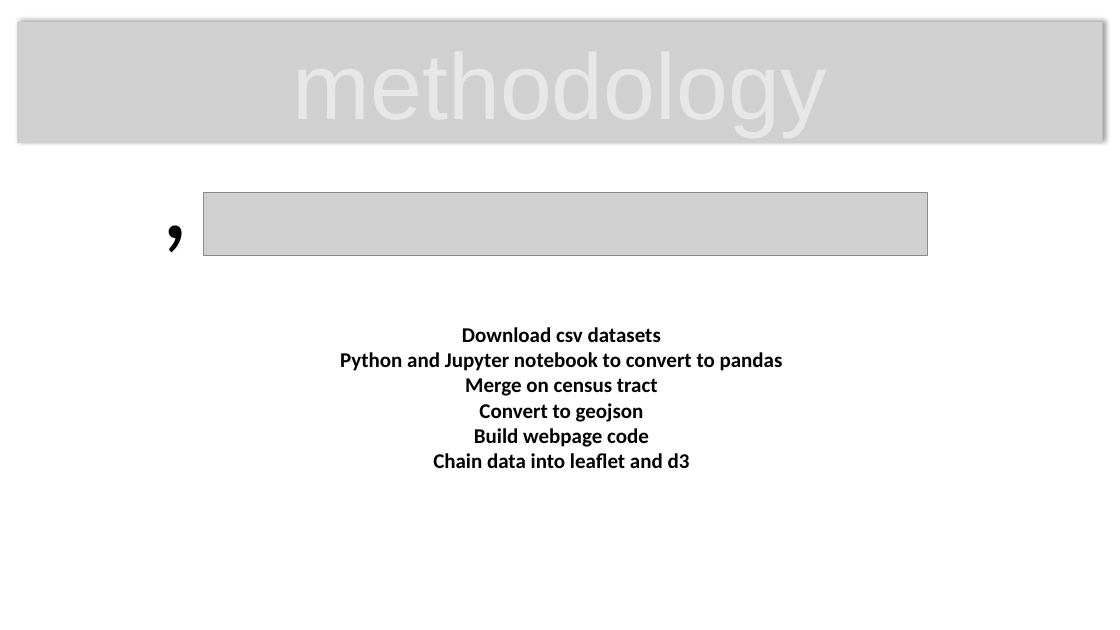
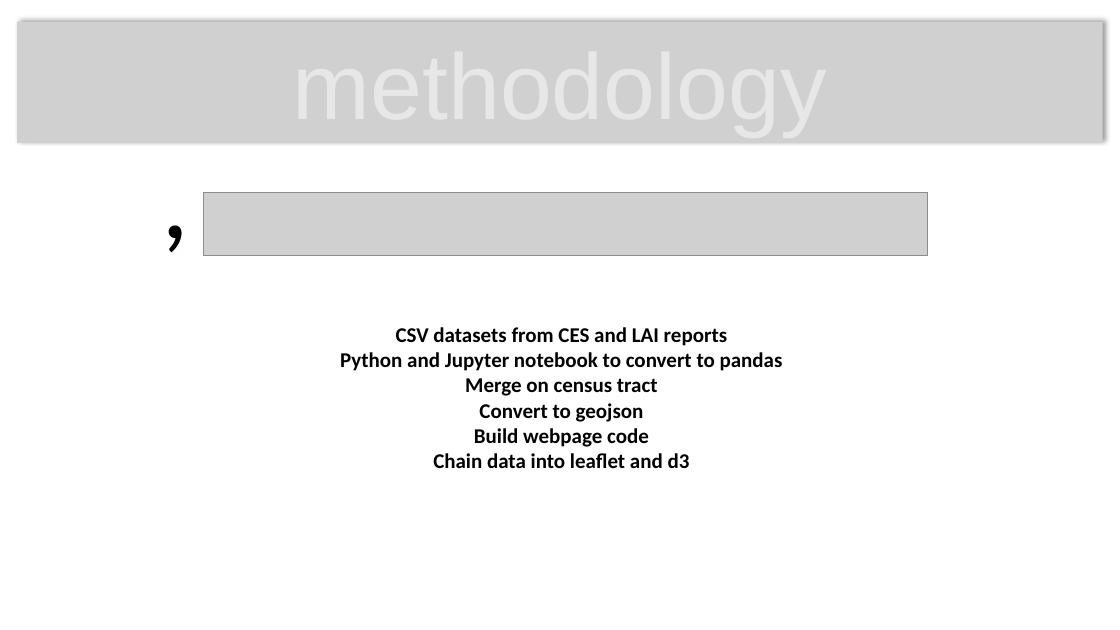
Before and after one commit to cljungkull/Project-2---CaliPolluts, a slide deck: slide 5 of presentation.pptx. Drawn at 1120x630 pixels with LibreOffice and Linux fonts; fonts in the diff are those of the drawing; grey boxes stand for pictures; background and template pictures are left out. Boxes give left, top, right and bottom in pixels: in the first picture for what was removed or moved away, otherwise in the second. Text is boxed around its words. In the diff, an @@ line names an element or a change of style, - is before the commit and + after.

```diff
--- a/presentation.pptx
+++ b/presentation.pptx
@@ text at <box>396,327,727,346</box>: text changed @@
-Download csv datasets
+CSV datasets from CES and LAI reports
```
Also in this commit, not shown: 1 other slide changed.
